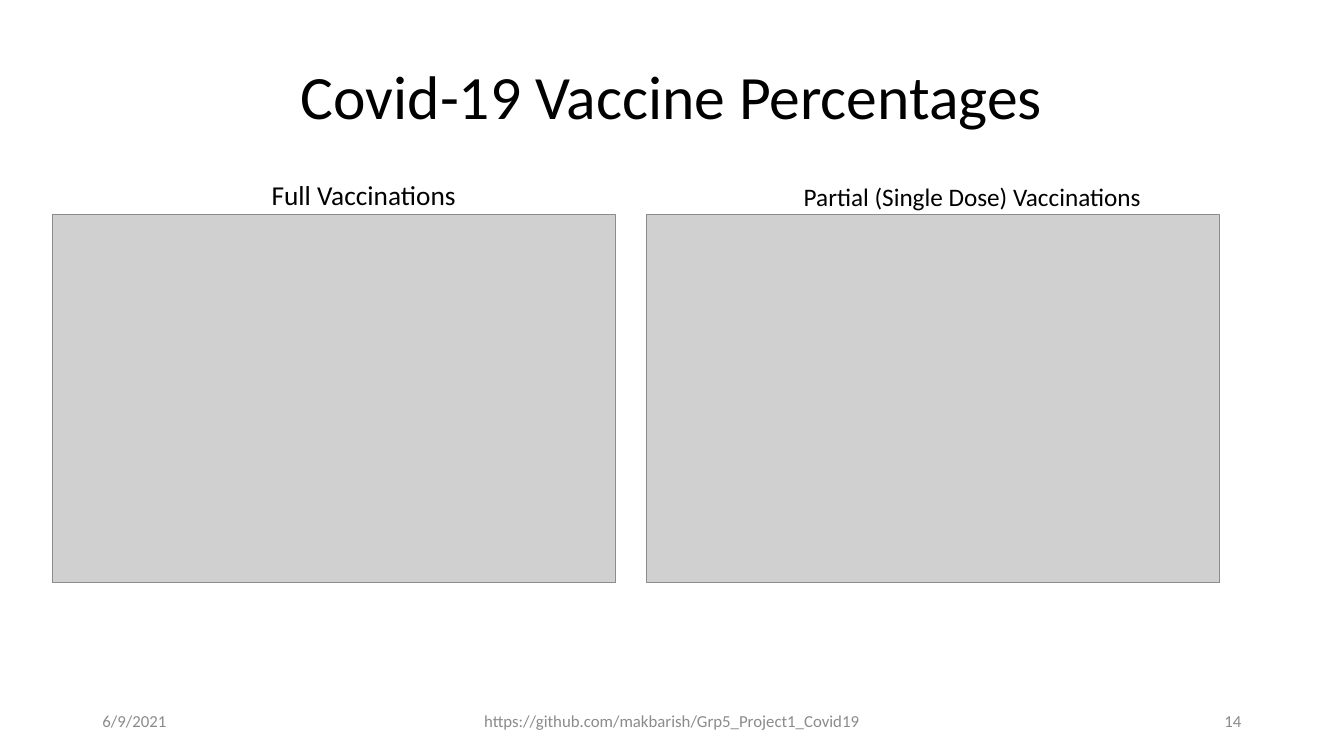
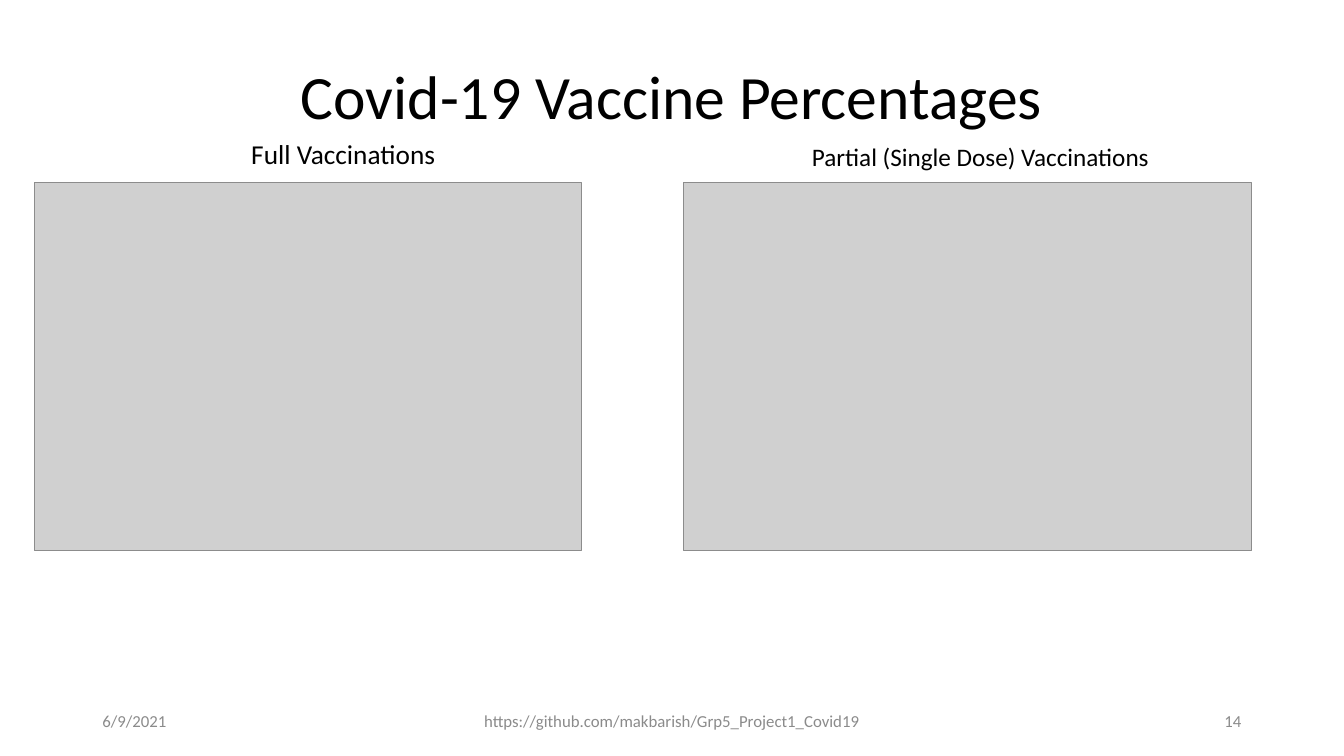
Before and after one commit to makbarish/Grp5_Project1_Covid19, a slide deck: slide 14 of Clay/Novel_Corona_Virus_2019_v2.pptx. Drawn at 1344x756 pixels with LibreOffice and Linux fonts; fonts in the diff are those of the drawing; grey boxes stand for pictures. Boxes give left, top, right and bottom in pixels: in the first picture for what was removed or moved away, otherwise in the second. Text is boxed around its words. In the diff, an @@ line names an element or a change of style, - is before the commit and + after.

```diff
--- a/Clay/Novel_Corona_Virus_2019_v2.pptx
+++ b/Clay/Novel_Corona_Virus_2019_v2.pptx
@@ text "Full Vaccinations": place and size @@
-text "Full Vaccinations" at (272,186,455,206)
+text "Full Vaccinations" at (251,145,435,165)
@@ text "Partial (Single Dose) Vaccinations": place and size @@
-text "Partial (Single Dose) Vaccinations" at (804,187,1140,211)
+text "Partial (Single Dose) Vaccinations" at (812,147,1148,171)
@@ picture: place and size @@
-picture at (53,215,616,583)
+picture at (34,182,582,551)
@@ picture: place and size @@
-picture at (647,215,1220,583)
+picture at (684,182,1252,551)
```
Also in this commit, not shown: 9 other slides changed, 2 slides added.
